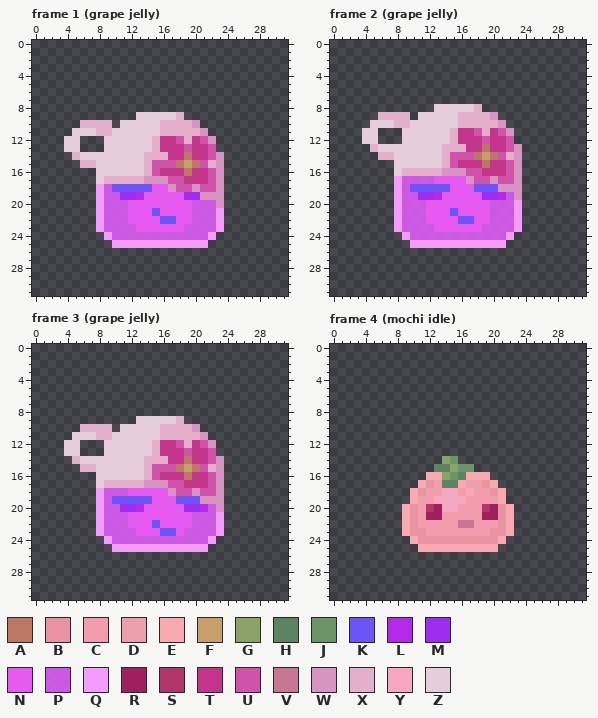
File history of a pixel-art file, Assets/Art/NPCs/sweet slimes.aseprite. The picture above was drawn from the file before the commit.
32x32 pixels, 41 frames. Colours within 5 levels of each other are drawn and written as one. Shown: frame 1 (grape jelly), frame 2 (grape jelly), frame 3 (grape jelly), frame 4 (mochi idle). The commit also changed other frames, which this record leaves out.
Palette (. is transparent): A #bc7764  B #f499a8f0  C #f39cae  D #f8a4b3f0  E #f9a9b0  F #c89f6c  G #89a466  H #5e8363  J #6b9468  K #6c54f6  L #b429e7  M #9e2def  N #e65af2  P #e25dfcdc  Q #f39cfb  R #9e215e  S #b13569  T #c3358a  U #d152a9  V #c87694  W #d895c3  X #e4afcb  Y #f6a8c2  Z #e6cddb
The result:
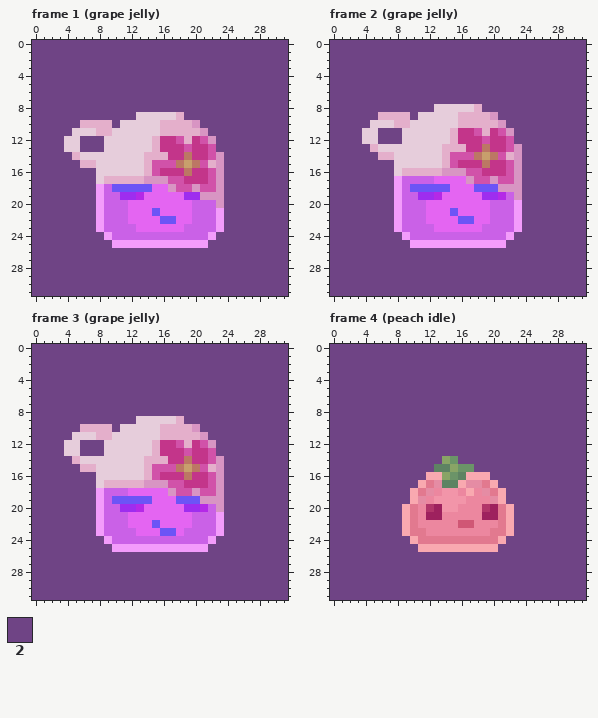
Colours new in this view: 2 #6f4485
The edit:
layer "BG" now shown
colour B: #f499a8f0 -> #e2798f
colour C: #f39cae -> #ec879f
colour D: #f8a4b3f0 -> #e58ca4
colour N: #e65af2 -> #e465f2
colour P: #e25dfcdc -> #ca61e7
colour V: #c87694 -> #d05775
colour Y: #f6a8c2 -> #f295a9
Changed rows in their new state; - is a pixel that keeps its letter.
Frame 1 (grape jelly), layer "BG":
first column x 0:
 0 22222222222222222222222222222222
 1 22222222222222222222222222222222
 2 22222222222222222222222222222222
 3 22222222222222222222222222222222
 4 22222222222222222222222222222222
 5 22222222222222222222222222222222
 6 22222222222222222222222222222222
 7 22222222222222222222222222222222
 8 22222222222222222222222222222222
 9 2222222222222------2222222222222
10 222222----2----------22222222222
11 22222-----------------2222222222
12 2222--222--------------222222222
13 2222--222--------------222222222
14 22222-------------------22222222
15 222222------------------22222222
16 22222222----------------22222222
17 22222222----------------22222222
18 22222222----------------22222222
19 22222222----------------22222222
20 22222222----------------22222222
21 22222222----------------22222222
22 22222222----------------22222222
23 22222222----------------22222222
24 222222222--------------222222222
25 2222222222------------2222222222
26 22222222222222222222222222222222
27 22222222222222222222222222222222
28 22222222222222222222222222222222
29 22222222222222222222222222222222
30 22222222222222222222222222222222
31 22222222222222222222222222222222
Frame 2 (grape jelly), layer "BG":
first column x 0:
 0 22222222222222222222222222222222
 1 22222222222222222222222222222222
 2 22222222222222222222222222222222
 3 22222222222222222222222222222222
 4 22222222222222222222222222222222
 5 22222222222222222222222222222222
 6 22222222222222222222222222222222
 7 22222222222222222222222222222222
 8 2222222222222------2222222222222
 9 222222----2----------22222222222
10 22222-----------------2222222222
11 2222--222--------------222222222
12 2222--222--------------222222222
13 22222-------------------22222222
14 222222------------------22222222
15 22222222----------------22222222
16 22222222----------------22222222
17 22222222----------------22222222
18 22222222----------------22222222
19 22222222----------------22222222
20 22222222----------------22222222
21 22222222----------------22222222
22 22222222----------------22222222
23 22222222----------------22222222
24 222222222--------------222222222
25 2222222222------------2222222222
26 22222222222222222222222222222222
27 22222222222222222222222222222222
28 22222222222222222222222222222222
29 22222222222222222222222222222222
30 22222222222222222222222222222222
31 22222222222222222222222222222222
Frame 3 (grape jelly), layer "BG": the same change as frame 1 (grape jelly)
Frame 4 (peach idle), layer "BG":
first column x 0:
 0 22222222222222222222222222222222
 1 22222222222222222222222222222222
 2 22222222222222222222222222222222
 3 22222222222222222222222222222222
 4 22222222222222222222222222222222
 5 22222222222222222222222222222222
 6 22222222222222222222222222222222
 7 22222222222222222222222222222222
 8 22222222222222222222222222222222
 9 22222222222222222222222222222222
10 22222222222222222222222222222222
11 22222222222222222222222222222222
12 22222222222222222222222222222222
13 22222222222222222222222222222222
14 22222222222222--2222222222222222
15 2222222222222-----22222222222222
16 222222222222--------222222222222
17 22222222222----------22222222222
18 2222222222------------2222222222
19 2222222222------------2222222222
20 222222222--------------222222222
21 222222222--------------222222222
22 222222222--------------222222222
23 222222222--------------222222222
24 2222222222------------2222222222
25 22222222222----------22222222222
26 22222222222222222222222222222222
27 22222222222222222222222222222222
28 22222222222222222222222222222222
29 22222222222222222222222222222222
30 22222222222222222222222222222222
31 22222222222222222222222222222222
Pixel boxes of the changes (left, top, right, bottom) in both pictures:
changed: (32, 40, 288, 296)
changed: (330, 40, 586, 296)
changed: (32, 344, 288, 600)
changed: (330, 344, 586, 600)
